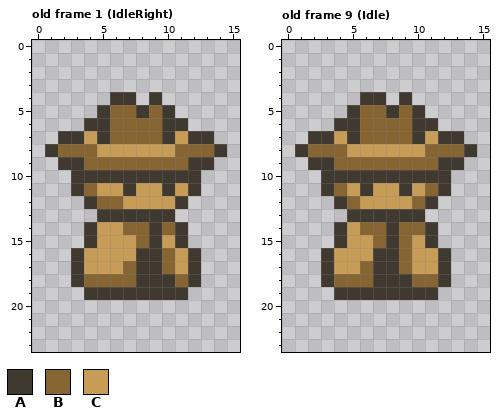
Pixel-art file: assets/sprites/Player/Player.aseprite. This is how it looked before the edit.
16x24 pixels, 34 frames. Shown: old frame 1 (IdleRight), old frame 9 (Idle). The commit also changed other frames, which this record leaves out.
Visible layers, top first: "Hat", "Gun", "Head", "Body", "Shadow".
Palette (. is transparent): A #40392f  B #876533  C #c79c56
Pixels before, old frame 1 (IdleRight), first column x 1:
 4 .....AA.A.....
 5 ....ABBABA....
 6 ...AABBBBAA...
 7 .AACABBBBACAA.
 8 ABBBCCCCCCBBBA
 9 .AABBBBBBBBAA.
10 ..AAAAAAAAAA..
11 ..ABCCACCACA..
12 ...ABBCCCCA...
13 ....AAAAAA....
14 ...ACCBBABA...
15 ...ACCCBACA...
16 ..ACCCCAABCA..
17 ..ACCCBAABCA..
18 ..ABBBBAAABA..
19 ...AAAAAAAA...
Pixels before, old frame 9 (Idle), first column x 1:
 4 .....AA.A.....
 5 ....ABBABA....
 6 ...AABBBBAA...
 7 .AACABBBBACAA.
 8 ABBBCCCCCCBBBA
 9 .AABBBBBBBBAA.
10 ..AAAAAAAAAA..
11 ..ABCACCACBA..
12 ...ABCCCCBA...
13 ....AAAAAA....
14 ...ACBBABBA...
15 ...ACCBABCA...
16 ..ACCCAABCCA..
17 ..ACCBAABCCA..
18 ..ABBBAAABBA..
19 ...AAAAAAAA...
Once edited:
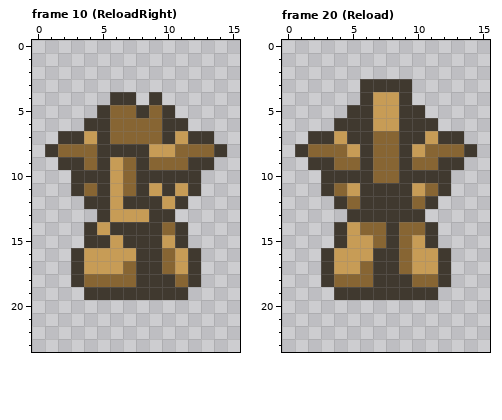
A new or re-ordered frame is compared with the old frame closest to it.
Log entry: Added player reload animation
Difference:
frames 34 -> 43
layer "GunAboveHat" added
Frame 10 (ReloadRight) is new; against old frame 1 (IdleRight), layer "GunAboveHat":
Colour B gives way to colour A in row 9 at x 5 and 8; in row 12 at x 5; in row 14 at x 7 to 8; in row 15 at x 8.
Colour C gives way to colour A in row 8 at x 5 to 8; in row 11 at x 5 and 8; in row 12 at x 7 to 9; in row 14 at x 6; in row 15 at x 5 and 7.
Colour A gives way to colour B in rows 10 to 11 at x 7.
Colour A gives way to colour C in row 10 at x 6; in row 13 at x 6 to 8.
Colour B gives way to colour C in row 9 at x 6; in row 12 at x 6.
Frame 20 (Reload) is new; against old frame 9 (Idle), layer "GunAboveHat":
The edit adds colour A in row 3 at x 6 to 9.
Colour B gives way to colour A in rows 5 to 7 at x 6 and 9; in row 9 at x 6 and 9.
Colour C gives way to colour A in row 8 at x 6 and 9; in row 11 at x 7 to 8; in row 12 at x 6 to 9.
Colour A gives way to colour B in row 10 at x 7 to 8.
Colour C gives way to colour B in row 8 at x 7 to 8.
The edit adds colour C in row 4 at x 8.
Colour A gives way to colour C in row 4 at x 7; in row 5 at x 8.
Colour B gives way to colour C in row 5 at x 7; in row 6 at x 7 to 8.
Boxes around the changes in both pictures, in picture pixels (x1, y1, x2, y2):
changed: (97, 144, 162, 248)
changed: (360, 79, 412, 209)
